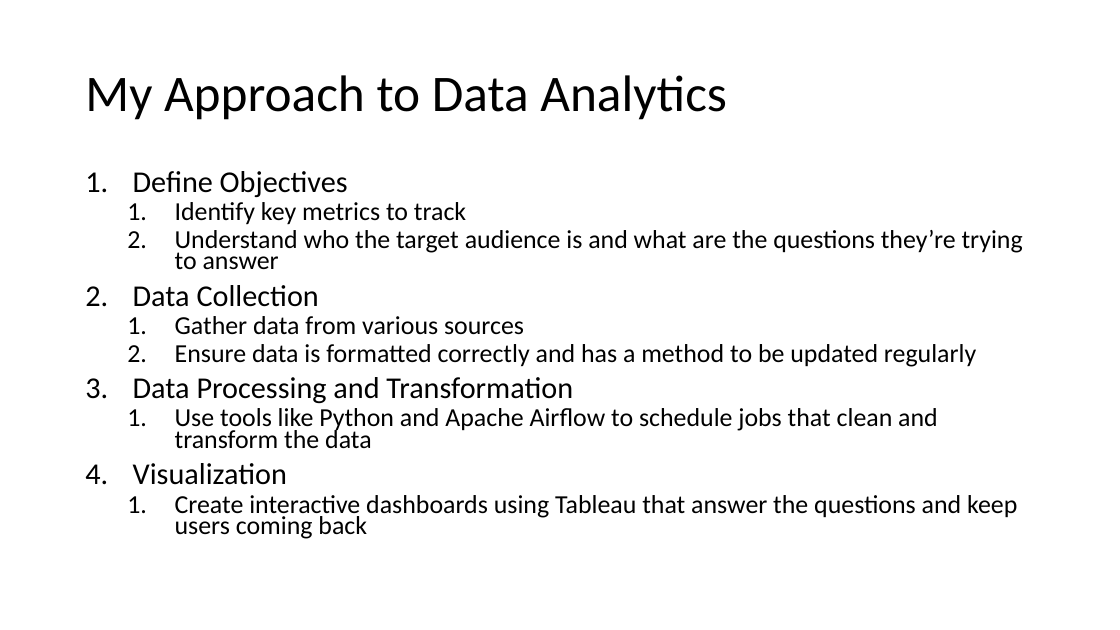
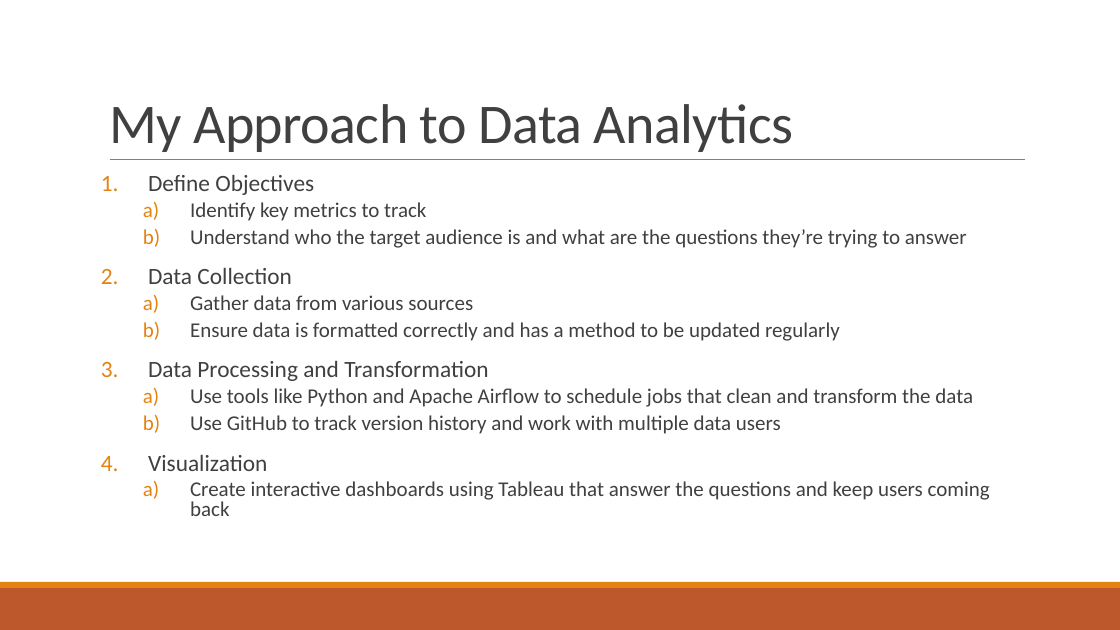
Before and after one commit to Shafquat/SSI, a slide deck: slide 3 of presentation/Take-Home Assignment.pptx. Drawn at 1120x630 pixels with LibreOffice and Linux fonts; fonts in the diff are those of the drawing. Boxes give left, top, right and bottom in pixels: in the first picture for what was removed or moved away, otherwise in the second. Text is boxed around its words. In the diff, an @@ line names an element or a change of style, - is before the commit and + after.

```diff
--- a/presentation/Take-Home Assignment.pptx
+++ b/presentation/Take-Home Assignment.pptx
@@ title "My Approach to Data Analytics": place and size @@
-title "My Approach to Data Analytics" at <box>85,75,727,120</box>
+title "My Approach to Data Analytics" at <box>109,104,793,152</box>
@@ title "My Approach to Data Analytics" at <box>109,104,793,152</box>: size 44 to 48 pt, text colour #000000 to #404040, letter spacing 0 to -0.5 pt; line spacing 0.9 to 0.85; vertical alignment middle to bottom @@
@@ text "Define Objectives": place and size @@
-text "Define Objectives" at <box>133,171,1023,539</box>
+text "Define Objectives" at <box>148,175,990,516</box>
@@ line added from (110, 160) to (1026, 160), #808080 0.5 pt @@
@@ text at <box>148,175,990,516</box>: size 25.9 to 20 pt in "Define Objectives", "Data Collection", "Data Processing and Transformation", "Visualization"; text colour #000000 to #404040 in "Define Objectives", "Identify key metrics to track", "Understand who the target audience is and ...", "Data Collection" and 6 more places; size 22.2 to 18 pt in "Identify key metrics to track", "Understand who the target audience is and ...", "Gather data from various sources", "Ensure data is formatted correctly and has ..." and 2 more places; line spacing 0.7 to 0.8; more space between paragraphs; bullet 1. to a) @@
@@ text at <box>190,415,781,434</box>: paragraph added @@
+  b) Use GitHub to track version history and work with multiple data users
@@ rectangle added at <box>0,588,1120,630</box>, fill #BD582C @@
@@ rectangle added at <box>0,582,1120,588</box>, fill #E48312 @@
```
Also in this commit, not shown: 7 other slides changed, 2 slides added, 2 other files.
